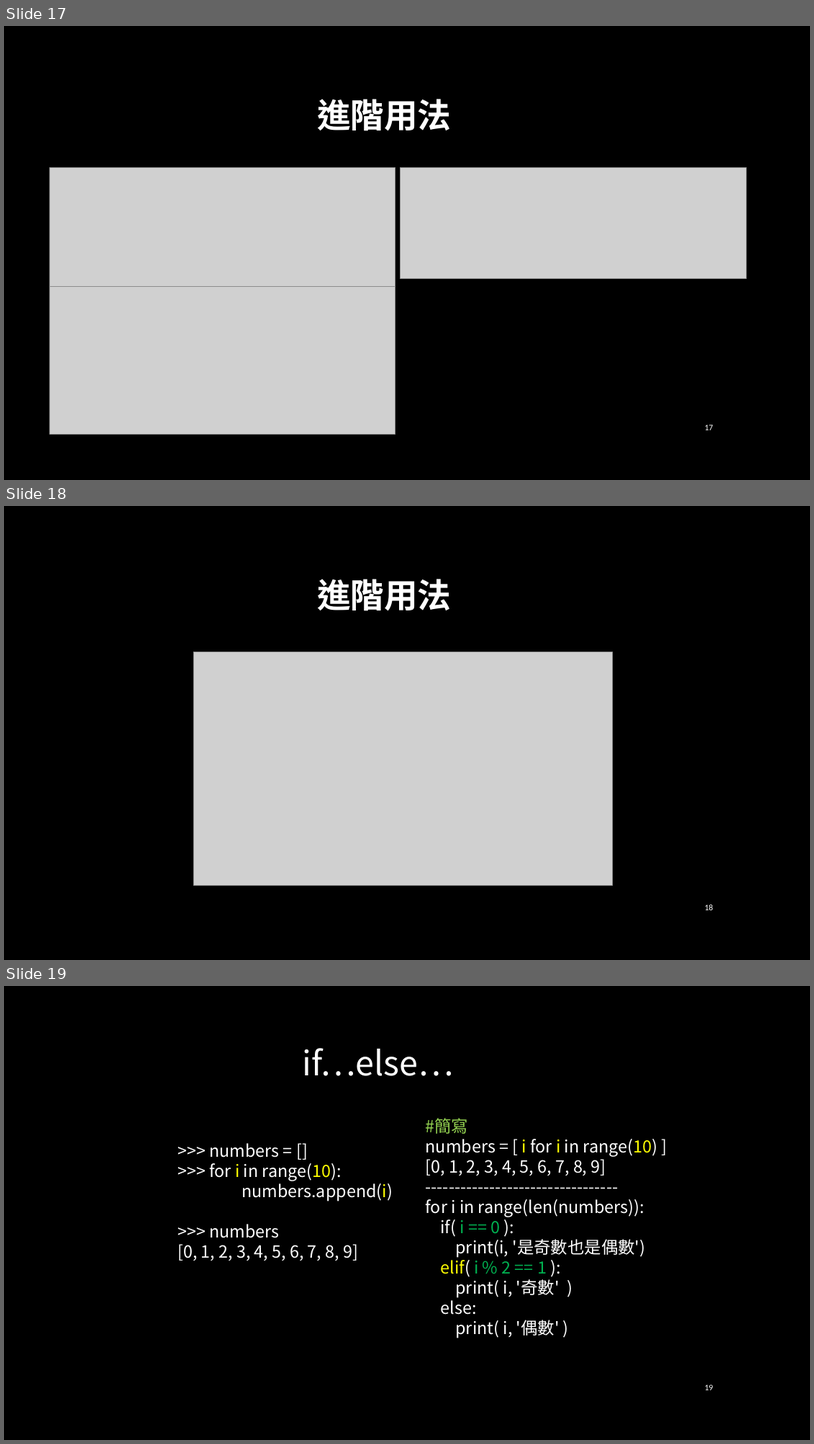
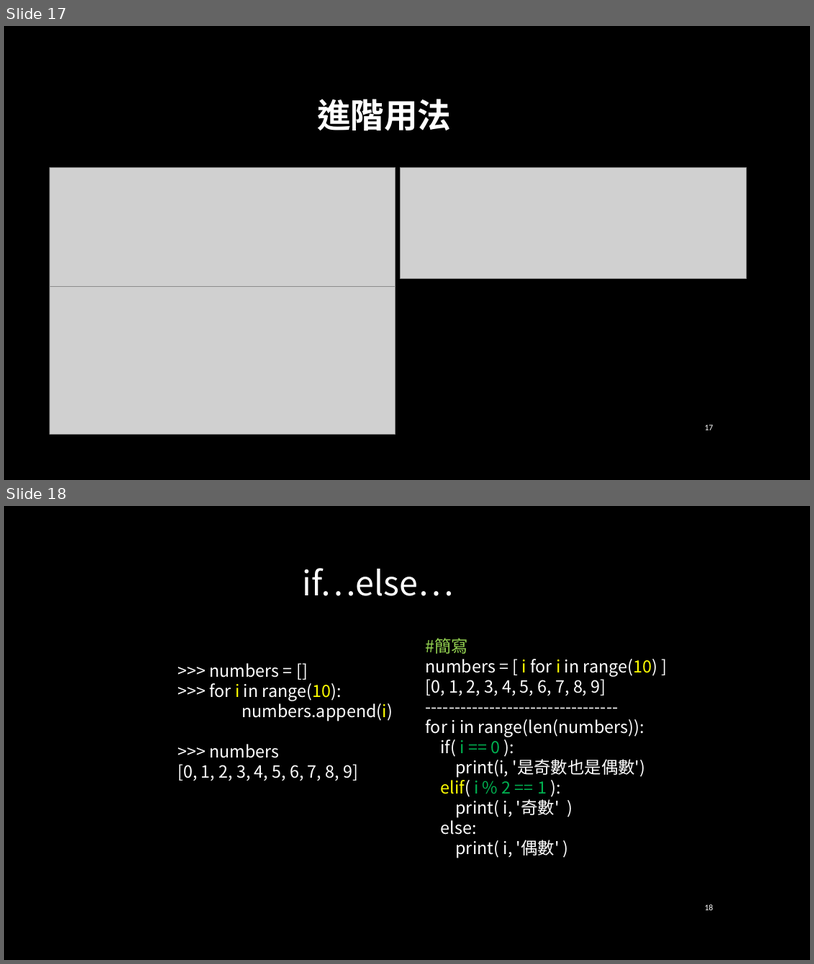
Before and after one commit to jiaweichang/biography, a slide deck: slides/10802/Python進階程式設計/[W1] Basic Python3.pptx. Shown one above the other, each under a label of ours: slides 17, 18 and 19 before the commit, slides 17 and 18 after it. The pictures are 814x1444 and 814x964 pixels, drawn with LibreOffice and Linux fonts; fonts in the diff are those of the drawing; grey boxes stand for pictures; background and template pictures are left out. Boxes give left, top, right and bottom in pixels: in the first picture for what was removed or moved away, otherwise in the second. Text is boxed around its words. In the diff, an @@ line names an element or a change of style, - is before the commit and + after.

```diff
--- a/slides/10802/Python進階程式設計/[W1] Basic Python3.pptx
+++ b/slides/10802/Python進階程式設計/[W1] Basic Python3.pptx
@@ slide 18 removed at bbox=[4, 506, 810, 960], background picture (left out) @@
@@ title removed at bbox=[317, 579, 452, 611] @@
-進階用法
@@ picture removed at bbox=[193, 651, 612, 885] @@
@@ page number removed at bbox=[705, 904, 714, 910] @@
-18
@@ what was slide 19 is now slide 18 @@
@@ page number at bbox=[705, 904, 714, 910]: text changed @@
-19
+18
```
Also in this commit, not shown: 2 other files.
